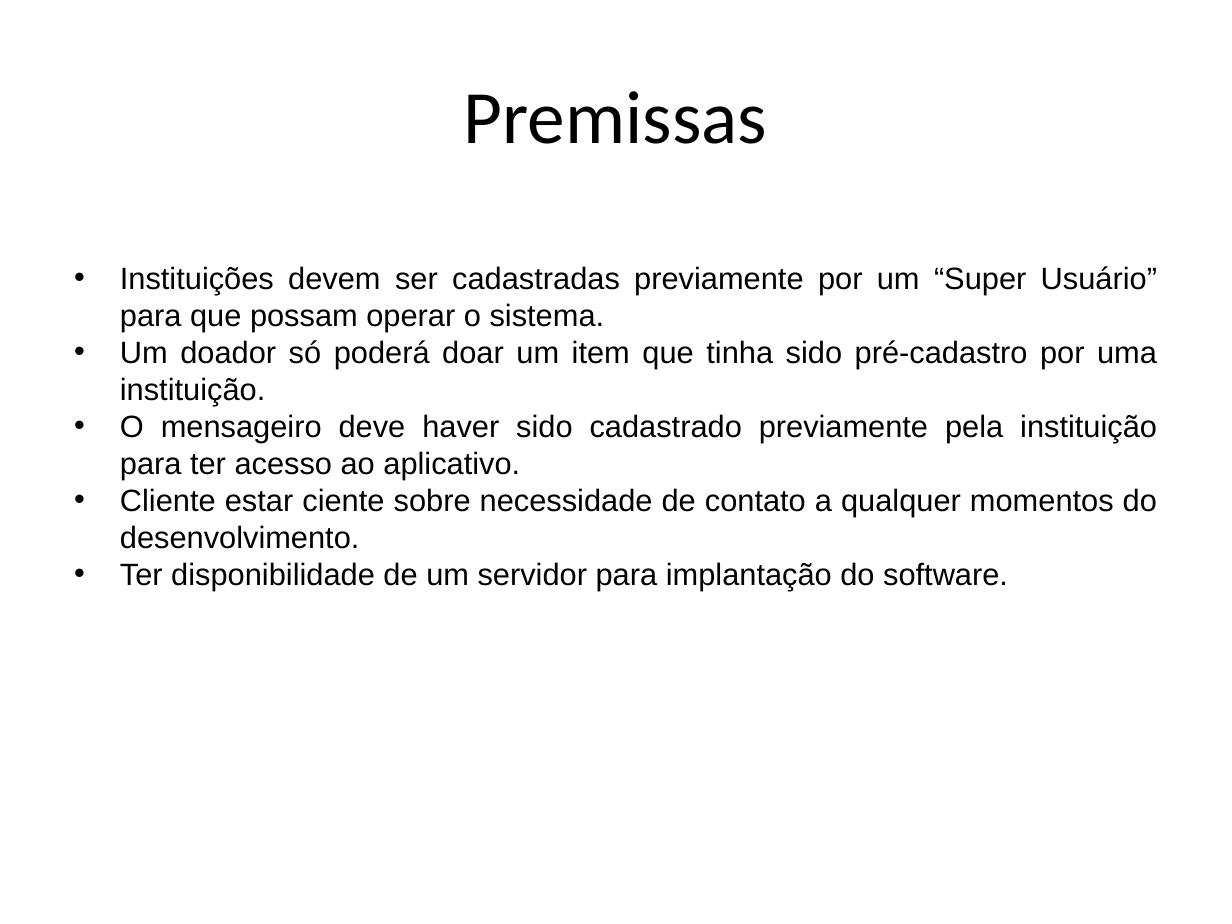
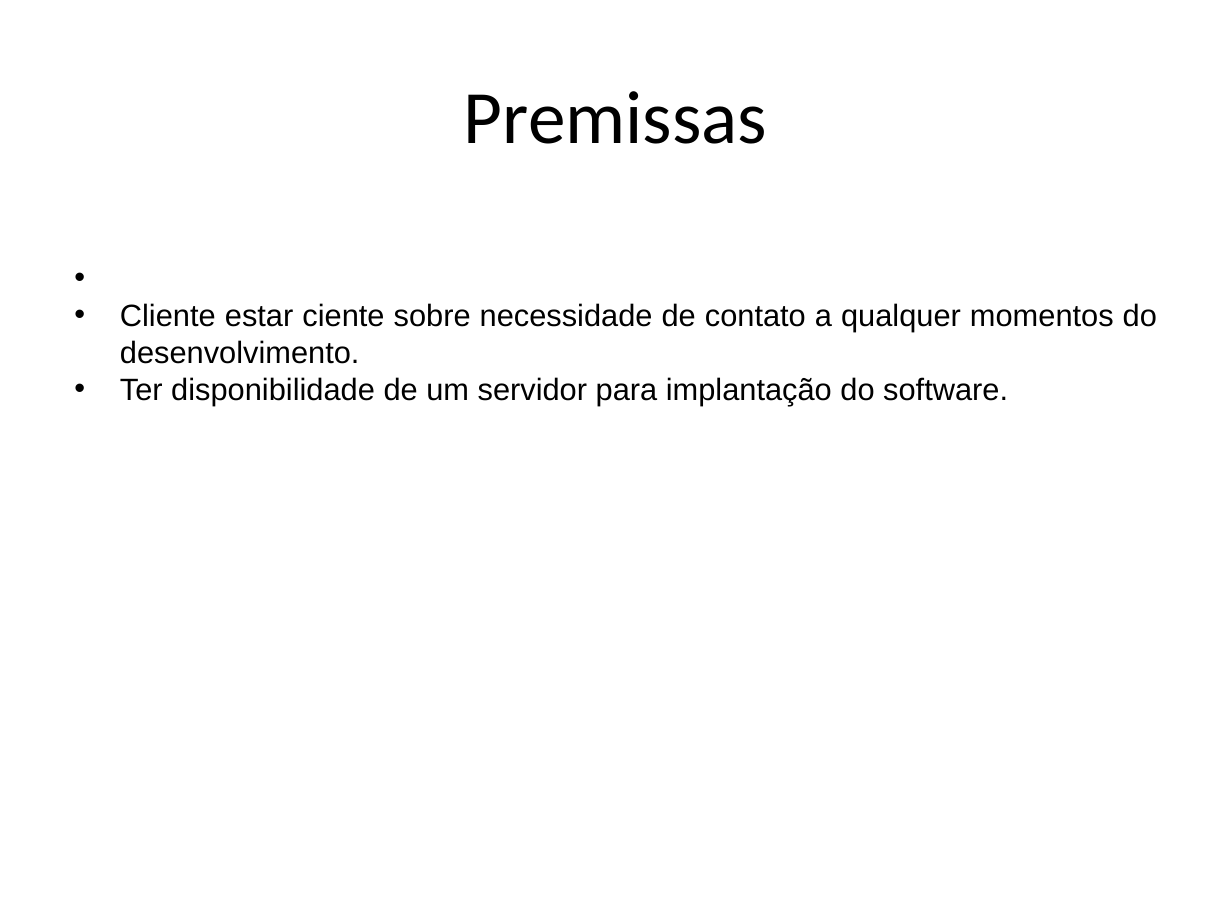
Before and after one commit to AjudeMais/ajudeMais-Projeto, a slide deck: slide 13 of Projeto-AjudeMais/000-Gerência de Projeto/PPJ-Plano de Projeto.pptx. Drawn at 1232x924 pixels with LibreOffice and Linux fonts; fonts in the diff are those of the drawing. Boxes give left, top, right and bottom in pixels: in the first picture for what was removed or moved away, otherwise in the second. Text is boxed around its words. In the diff, an @@ line names an element or a change of style, - is before the commit and + after.

```diff
--- a/Projeto-AjudeMais/000-Gerência de Projeto/PPJ-Plano de Projeto.pptx
+++ b/Projeto-AjudeMais/000-Gerência de Projeto/PPJ-Plano de Projeto.pptx
@@ text at (120,266,1157,479): paragraphs removed @@
-• Instituições devem ser cadastradas previamente por um “Super Usuário” para que possam operar o sistema.
-• Um doador só poderá doar um item que tinha sido pré-cadastro por uma instituição.
-• O mensageiro deve haver sido cadastrado previamente pela instituição para ter acesso ao aplicativo.
```
Also in this commit, not shown: 3 other slides changed, 22 other files.
